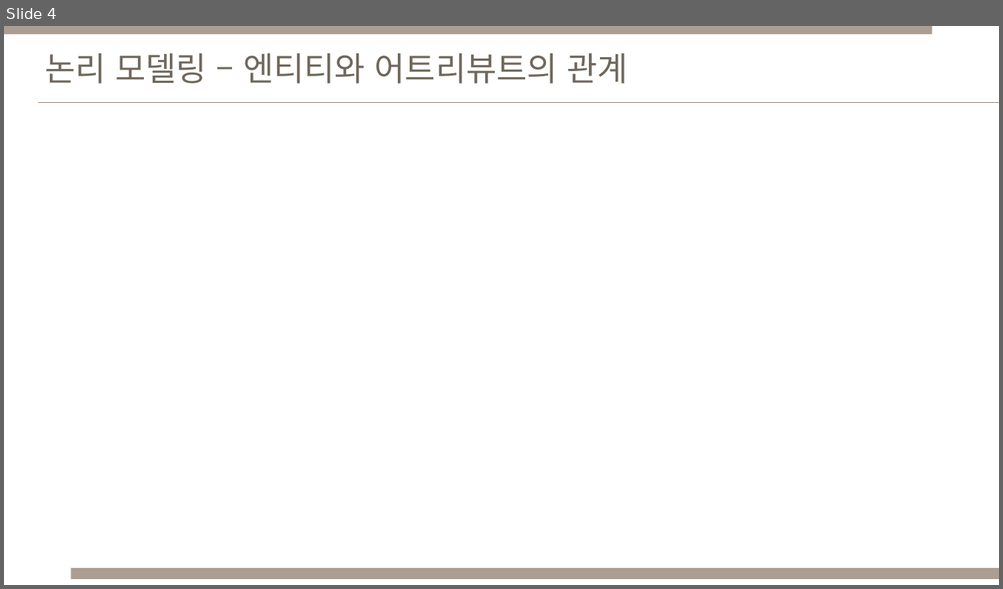
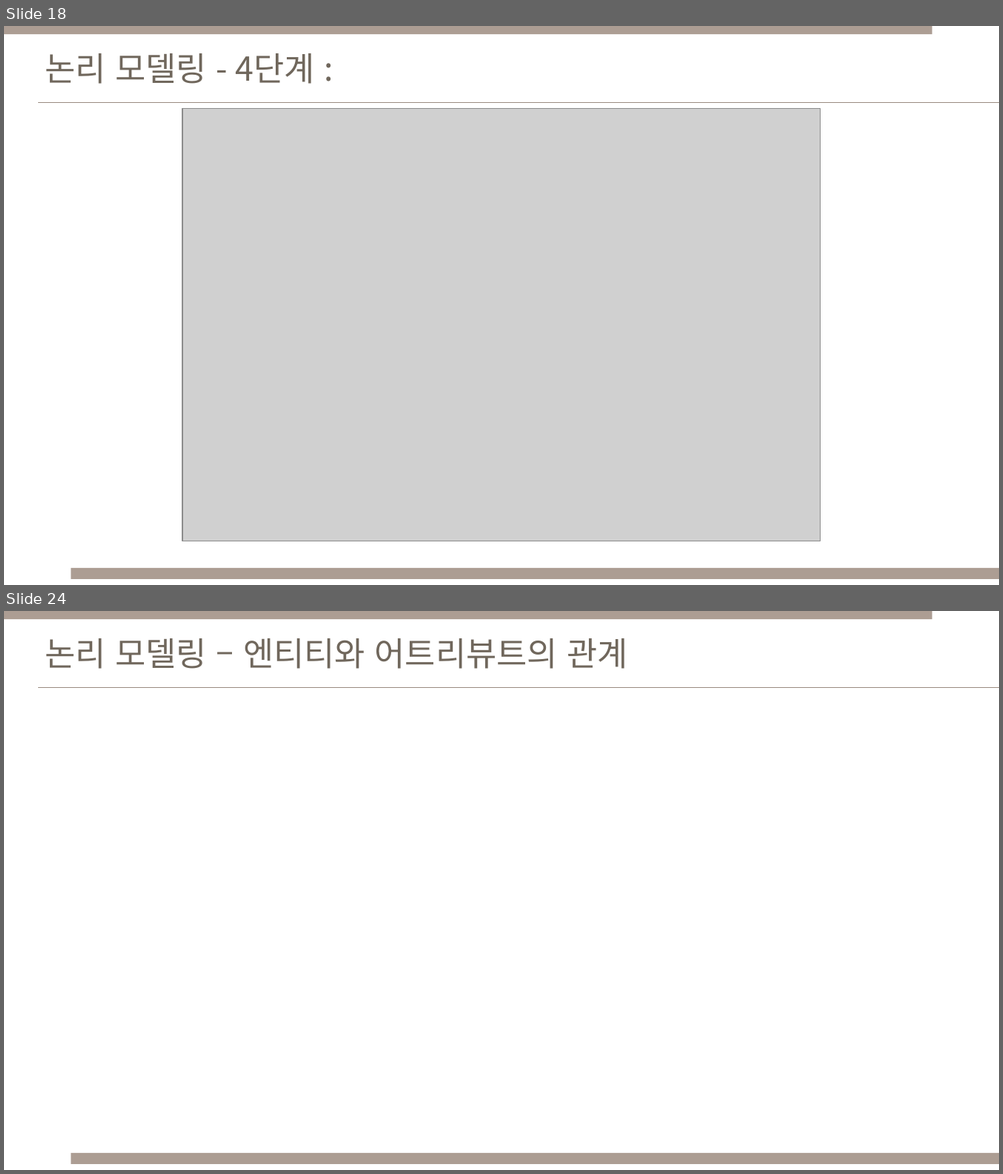
Before and after one commit to Cinema-System/My-Cinema, a slide deck: 중간발표/데이터베이스설계_중간발표_DEJH_모델링별.pptx. Shown one above the other, each under a label of ours: slide 4 before the commit, slides 18 and 24 after it; the slides between them are not shown. The pictures are 1003x589 and 1003x1174 pixels, drawn with LibreOffice and Linux fonts; fonts in the diff are those of the drawing; grey boxes stand for pictures. Boxes give left, top, right and bottom in pixels: in the first picture for what was removed or moved away, otherwise in the second. Text is boxed around its words. In the diff, an @@ line names an element or a change of style, - is before the commit and + after.

Commit message:
03.논리적데이터모델링

```diff
--- a/중간발표/데이터베이스설계_중간발표_DEJH_모델링별.pptx
+++ b/중간발표/데이터베이스설계_중간발표_DEJH_모델링별.pptx
@@ slide 18 added at [4,26,999,585], background #FFFFFF; not listed: 1 template element that a slide beside it also shows @@
@@ rectangle added at [4,26,932,34], fill #AC9D93 @@
@@ text added at [45,53,314,84], 32 pt, text #70675C @@
+논리 모델링 - 4단계 :
@@ line added from (38, 102) to (999, 102), #9A8B80 0.5 pt @@
@@ picture added at [182,109,820,542] @@
@@ rectangle added at [71,568,999,580], fill #AC9D93 @@
@@ what was slide 4 is now slide 24 @@
```
Also in this commit, not shown: 4 slides changed, 19 other slides added, 27 other files.
